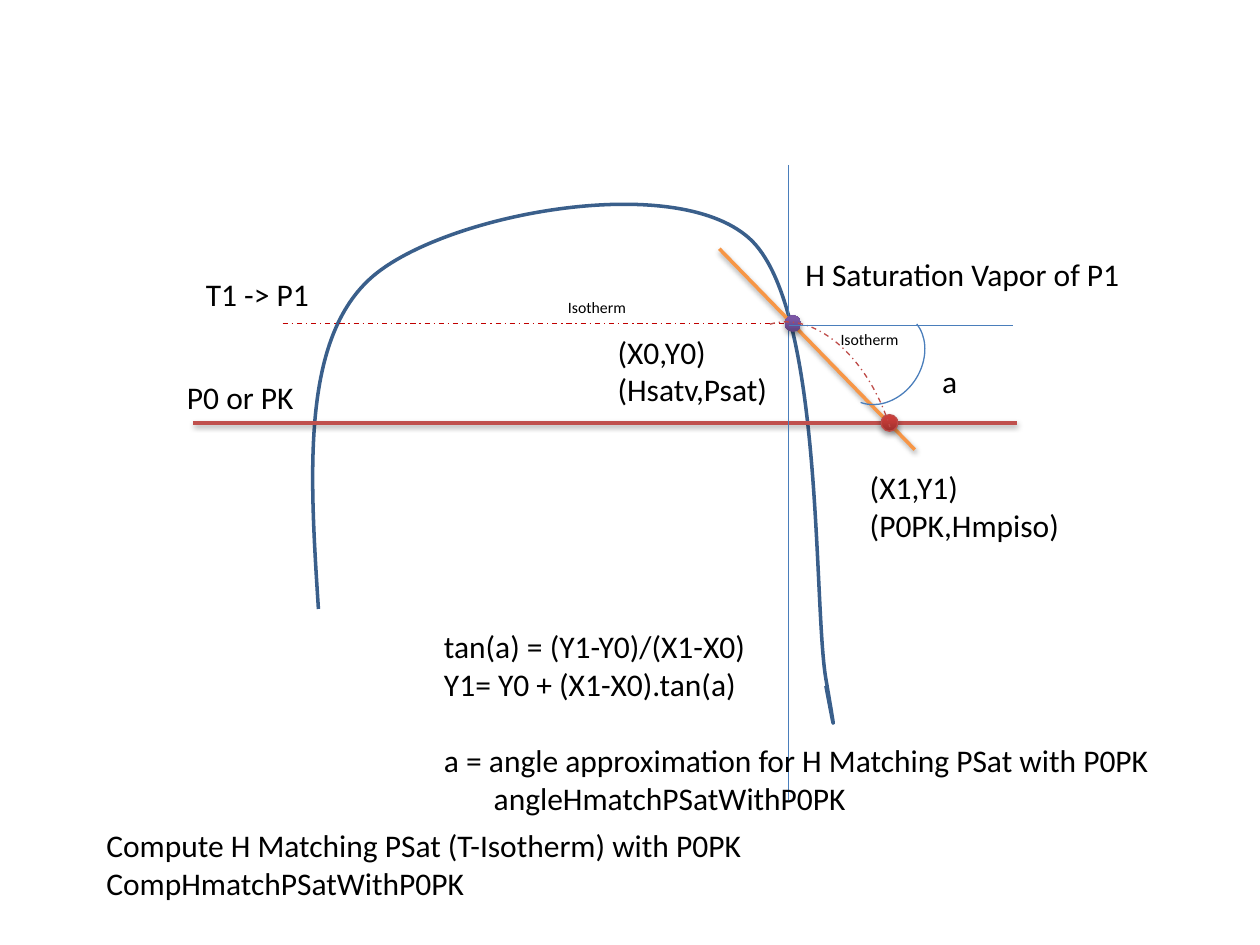
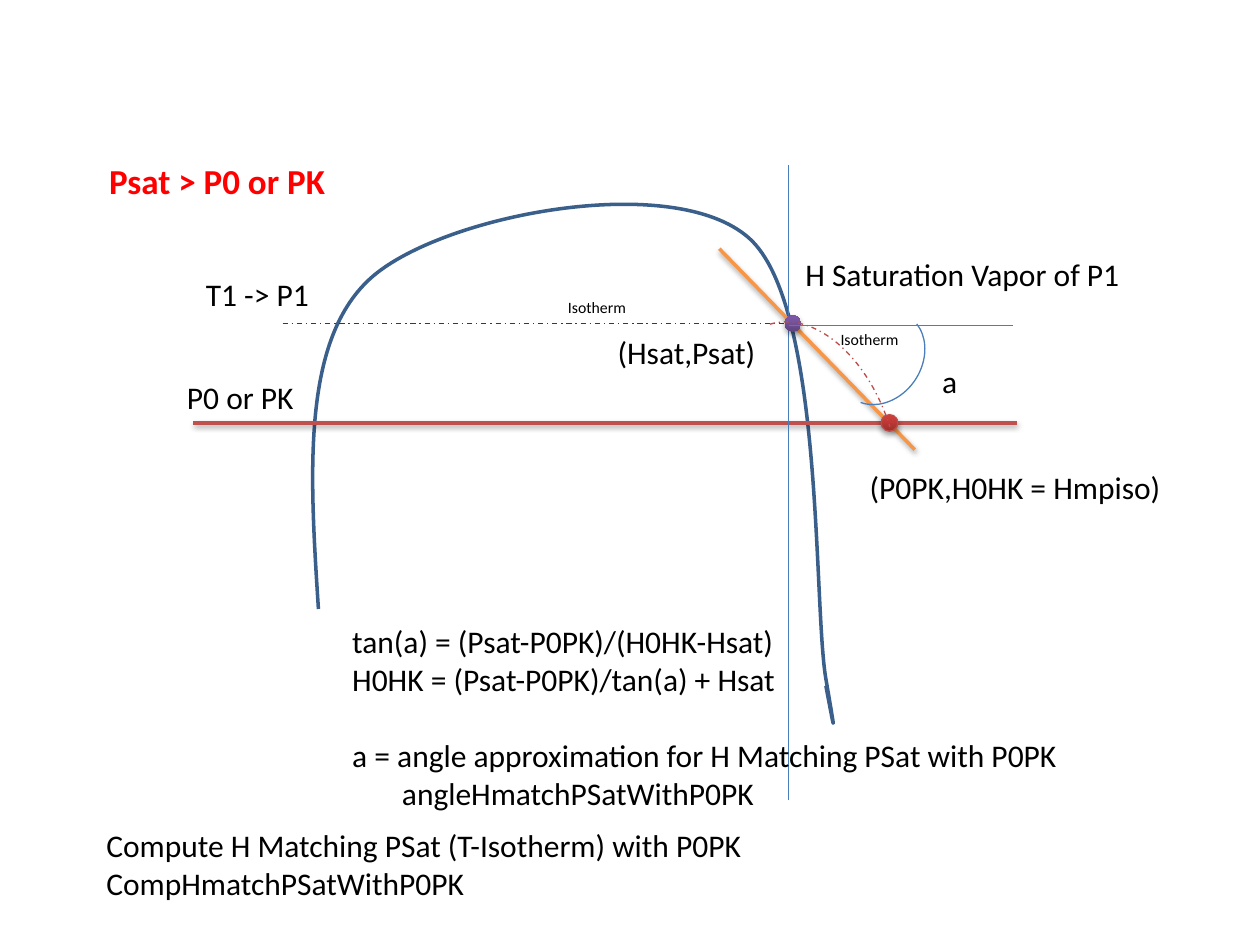
Before and after one commit to ckl67/PAC-Tool, a slide deck: slide 41 of dev_help/conversions/pac-tool help draw.pptx. Drawn at 1260x945 pixels with LibreOffice and Linux fonts; fonts in the diff are those of the drawing. Boxes give left, top, right and bottom in pixels: in the first picture for what was removed or moved away, otherwise in the second. Text is boxed around its words. In the diff, an @@ line names an element or a change of style, - is before the commit and + after.

```diff
--- a/dev_help/conversions/pac-tool help draw.pptx
+++ b/dev_help/conversions/pac-tool help draw.pptx
@@ text added at [109,171,325,195], 20 pt, text #FF0000, bold @@
+Psat > P0 or PK
@@ text at [618,341,756,368]: text changed @@
-(X0,Y0)
-(Hsatv,Psat)
+(Hsat,Psat)
@@ text at [870,476,1160,504]: text changed @@
-(X1,Y1)
-(P0PK,Hmpiso)
+(P0PK,H0HK = Hmpiso)
@@ text "tan(a) = (Psat-P0PK)/(H0HK-Hsat)": place and size @@
-text "tan(a) = (Psat-P0PK)/(H0HK-Hsat)" at [444,635,1148,816]
+text "tan(a) = (Psat-P0PK)/(H0HK-Hsat)" at [352,630,1056,811]
@@ text at [352,630,775,695]: text changed @@
-tan(a) = (Y1-Y0)/(X1-X0)
-Y1= Y0 + (X1-X0).tan(a)
+tan(a) = (Psat-P0PK)/(H0HK-Hsat)
+H0HK = (Psat-P0PK)/tan(a) + Hsat
```
Also in this commit, not shown: 9 other files.
